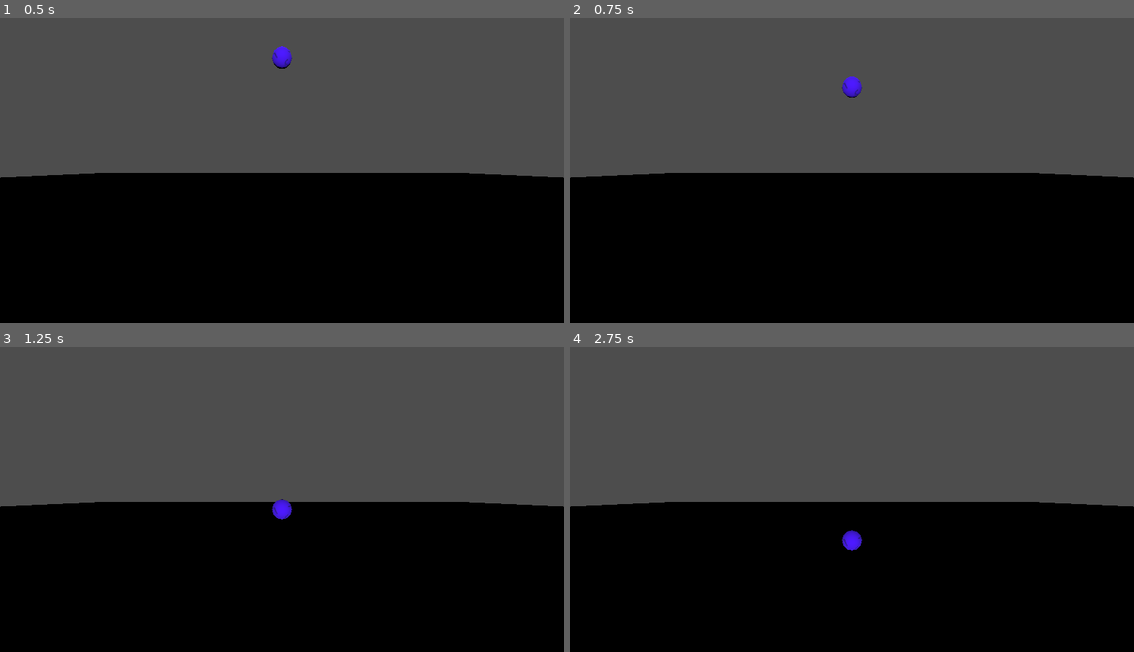
Above: before the commit, frames 1-4 (two rows, left to right).
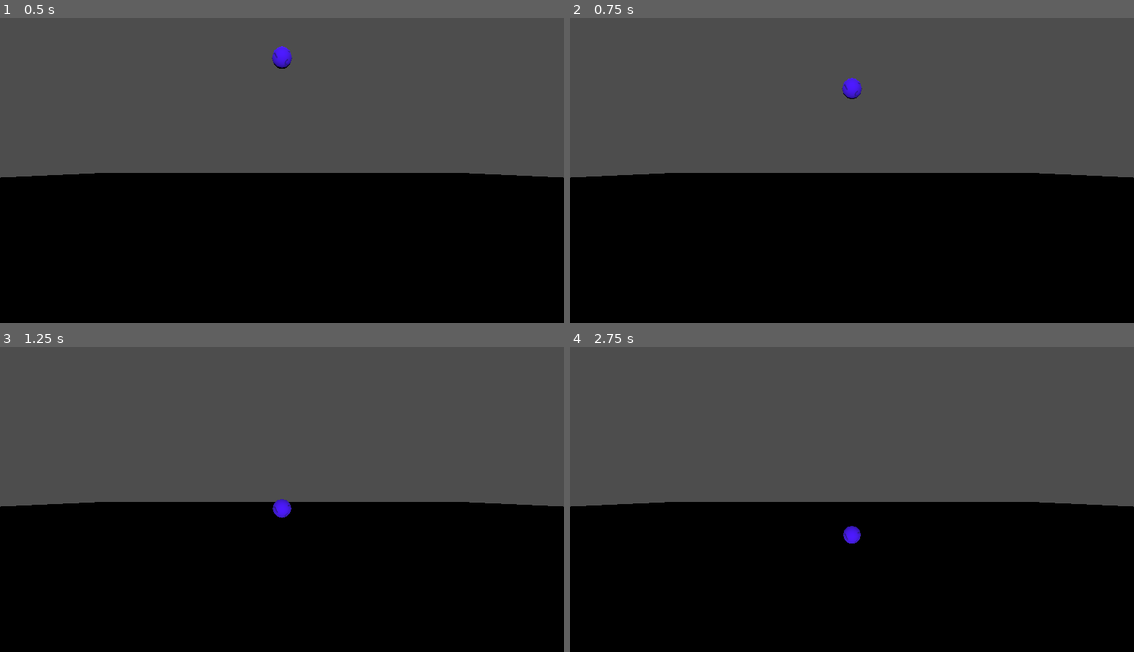
Above: after the commit, the same moments.

Repository: aduImperfect/MarbleBlast
Game: Godot game, scene res://TSCN/main.tscn
The game is run twice, just before and just after one commit, with the same random seed, the same clock (stepped at 60 frames per second) and the same inputs.
Inputs (mouse positions are in pixels of both pictures, inside the frame that each line leads up to):
- Up to frame 1 (0.5 s): no input
- Up to frame 2 (0.75 s): tap Enter at 0.5 s; move the mouse to (976, 149) at 0.52 s; hold Up from 0.53 s (still down); click (976, 149) at 0.67 s
- Up to frame 3 (1.25 s): keep holding Up
- Up to frame 4 (2.75 s): move the mouse to (739, 508) at 1.27 s; release Up at 1.28 s; hold Down 1.28-2.03 s; click (739, 508) at 1.42 s; move the mouse to (908, 423) at 2.02 s; hold Up from 2.03 s (still down); click (908, 423) at 2.17 s

Frame 1 is identical in both runs. In frame 2, less than 0.1% of the frame differs, in the area x 48-52%, y 19-27%; in frame 3, less than 0.1%; in frame 4, 0.2%, in the area x 48-52%, y 58-67%.

Commit message:
Ball impulsive z forward and back rolling!

Diff:
--- a/marble-blast/TSCN/ball.gd
+++ b/marble-blast/TSCN/ball.gd
@@ -1,4 +1,4 @@
-extends CSGSphere3D
+extends RigidBody3D
 
 
 
@@ -16,10 +16,15 @@
 	pass
 
 func _input(_event: InputEvent) -> void:
-	if _event is InputEventMouseButton and _event.button_index == MOUSE_BUTTON_LEFT:
+	if _event is InputEventKey and _event.keycode == KEY_UP:
 		if _event.is_pressed():
+			#print("KEY UP BEING PRESSED!")
+			#apply_force(Vector3(0.0,0.0,-1.0))
+			apply_impulse(Vector3(0.0,0.0,-1.0))
+
+	if _event is InputEventKey and _event.keycode == KEY_DOWN:
+		if _event.is_pressed():
+			#print("KEY DOWN BEING PRESSED!")
+			#apply_force(Vector3(0.0,0.0,-1.0))
+			apply_impulse(Vector3(0.0,0.0,1.0))
 			pass
-
-	if _event is InputEventAction and _event.button_index == KEY_UP:
-		if _event.is_pressed():
-			pass
--- a/marble-blast/TSCN/main.tscn
+++ b/marble-blast/TSCN/main.tscn
@@ -27,23 +27,23 @@
 [node name="MainCam" type="Camera3D" parent="." unique_id=1038089774]
 transform = Transform3D(1, 0, 0, 0, 1, 0, 0, 0, 1, 0, 3.5142076, 10.254407)
 
+[node name="DirectionalLight3D" type="DirectionalLight3D" parent="." unique_id=263895350]
+transform = Transform3D(1, 0, 0, 0, 1, 0, 0, 0, 1, -11.426405, 3.4235544, -5.423888)
+
 [node name="BallRigidBody" type="RigidBody3D" parent="." unique_id=1738251023]
 transform = Transform3D(1, 0, 0, 0, 1, 0, 0, 0, 1, 0, 10, 0)
 physics_material_override = SubResource("PhysicsMaterial_gtjxt")
+script = ExtResource("3_p3t1g")
 
 [node name="Ball" type="CSGSphere3D" parent="BallRigidBody" unique_id=2062180589]
 material = SubResource("StandardMaterial3D_1flj6")
-script = ExtResource("3_p3t1g")
 
 [node name="BallCollision" type="CollisionShape3D" parent="BallRigidBody" unique_id=1933556903]
 shape = SubResource("SphereShape3D_gtjxt")
 debug_color = Color(0.76862746, 0.44705883, 0, 0.6627451)
 
-[node name="DirectionalLight3D" type="DirectionalLight3D" parent="." unique_id=263895350]
-transform = Transform3D(1, 0, 0, 0, 1, 0, 0, 0, 1, -11.426405, 3.4235544, -5.423888)
-
 [node name="GroundRigidBody" type="RigidBody3D" parent="." unique_id=2122577132]
-axis_lock_linear_y = true
+freeze = true
 
 [node name="GroundMesh" type="MeshInstance3D" parent="GroundRigidBody" unique_id=1634207797]
 transform = Transform3D(100, 0, 0, 0, 100, 0, 0, 0, 100, 0, -1, 0)
